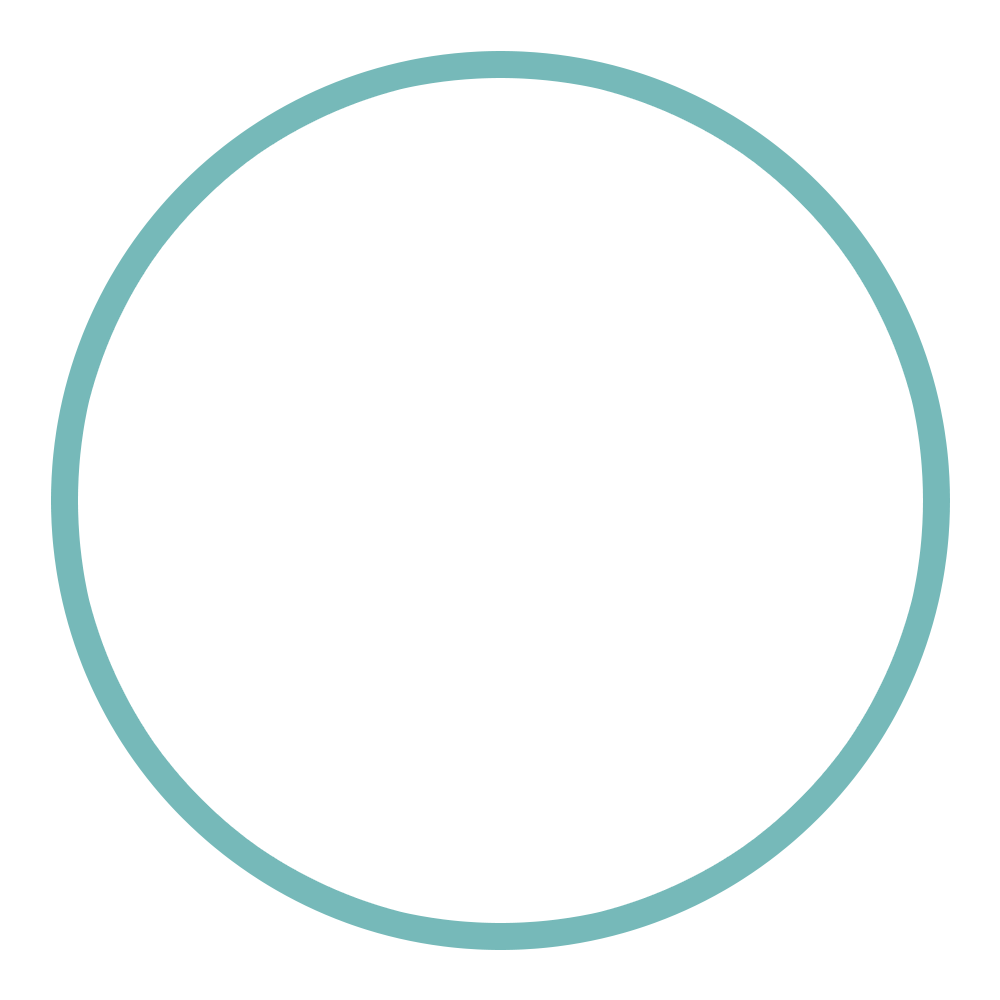
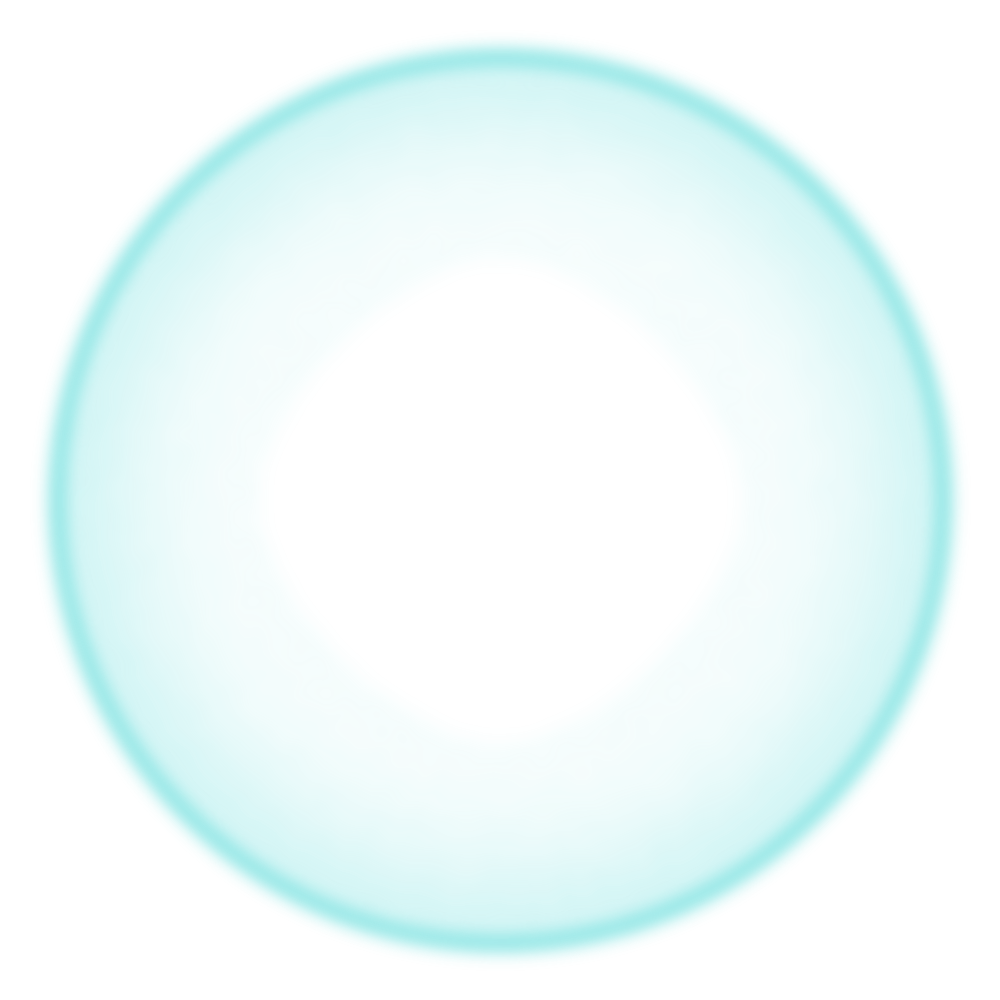
Comparing the layer stacks of the two 1000px x 1000px images. Changes:
renamed "Ellipse 1 copy" to "ShieldCircle", hid it, opacity 60% → 100%, painted on it, unmasked it over [33, 33, 968, 968]
added group "ShieldBackground" with 2 layers over [33, 33, 968, 968]
added layer "stroke" (75%) in group "ShieldBackground" over [33, 33, 968, 968]
showed "Ellipse 1", opacity 100% → 65%, moved it into group "ShieldBackground", painted on it, unmasked it over [33, 33, 968, 968]
